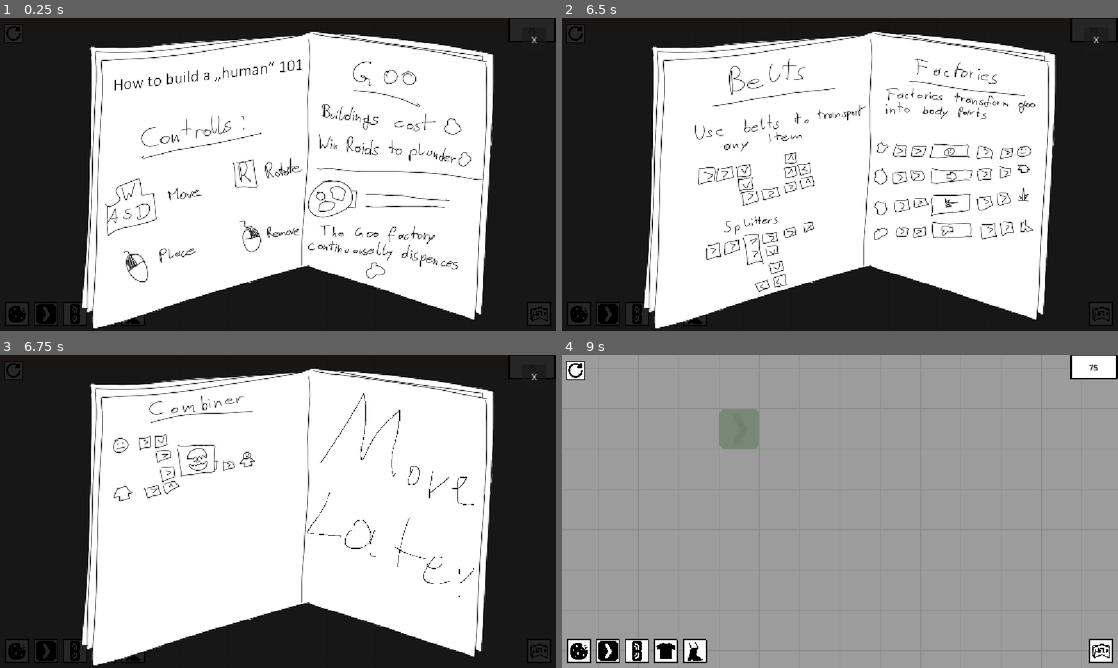
Above: before the commit, frames 1-4 (two rows, left to right).
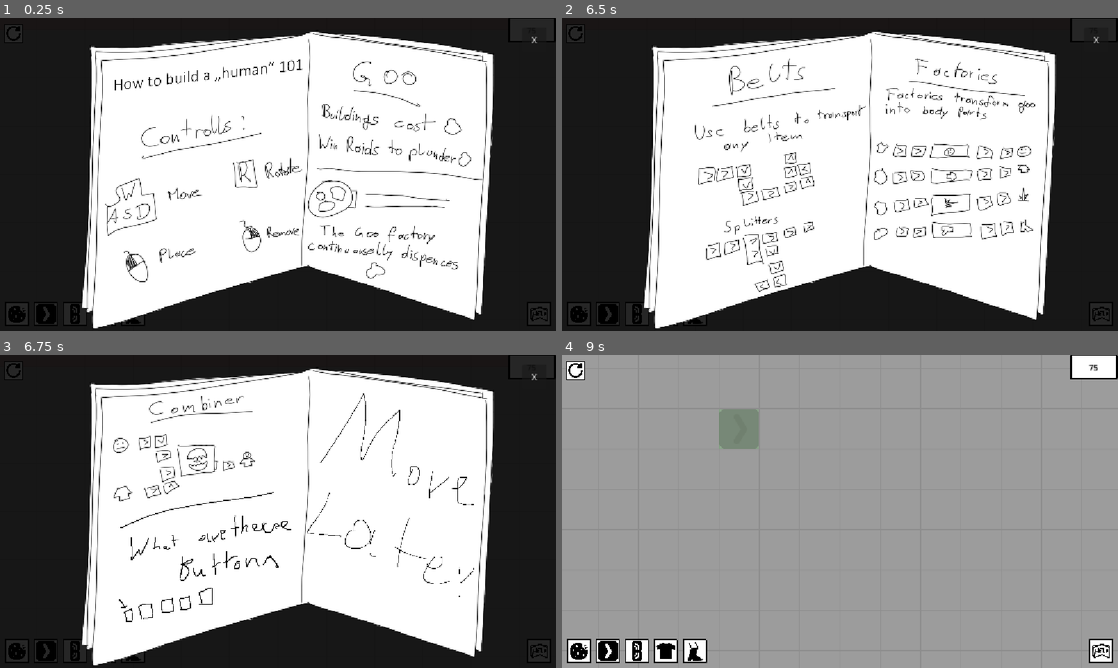
Above: after the commit, the same moments.

Repository: Schlutzkrapfen/Camara-Game
Game: Godot game, scene res://Levels/Tutorial1.tscn
The game is run twice, just before and just after one commit, with the same random seed, the same clock (stepped at 60 frames per second) and the same inputs. This scene is started directly instead of the project's main scene.
Inputs (mouse positions are in pixels of both pictures, inside the frame that each line leads up to):
- Up to frame 1 (0.25 s): no input
- Up to frame 2 (6.5 s): tap Enter at 0.5, 3.5, 5 s; move the mouse to (962, 158) at 0.52 s; hold D 0.53-1.25 s; tap 0 (Aliver) at 0.6 s; click (962, 158) at 0.67 s; tap Space at 0.77, 2.75, 3.02, 4.25, 4.52, 5.27, 5.75, 6.02 s; click "X" at 1.25 s; click (573, 33) at 2 s; move the mouse to (728, 190) at 2.77 s; hold S 2.78-3.53 s; tap 2 (Belt) at 2.85 s; move the mouse to (895, 105) at 3.52 s; hold D 3.53-4.28 s; tap 8 (Combiner) at 3.6 s; move the mouse to (812, 237) at 4.27 s; hold 9 (Upgrader) 4.28-5.03 s; tap ' (Goo_maker) at 4.35 s; click (812, 237) at 4.42 s; move the mouse to (1006, 221) at 5.02 s; hold A from 5.03 s (still down); tap 4 (HeadFactory) at 5.1 s; move the mouse to (673, 127) at 5.77 s; tap 7 (Leg) at 5.85 s
- Up to frame 3 (6.75 s): move the mouse to (305, 511) at 6.52 s; release A at 6.53 s; hold S from 6.53 s (still down); tap 6 (Spike) at 6.6 s; click (305, 511) at 6.67 s
- Up to frame 4 (9 s): move the mouse to (756, 433) at 7.27 s; release S at 7.28 s; hold D 7.28-8.03 s; tap 3 (Splitter) at 7.35 s; tap Space at 7.52, 8.27 s; move the mouse to (962, 495) at 8.02 s; hold 9 (Upgrader) 8.03-8.78 s; tap 5 (Torso) at 8.1 s; move the mouse to (728, 527) at 8.77 s; hold D from 8.78 s (still down); right-click (728, 527) at 8.85 s; click (728, 527) at 8.92 s

Frames 1-2 are identical in both runs. In frame 3, 0.7% of the frame differs, in the area x 21-53%, y 43-86%; in frame 4, nothing differs.

Commit message:
change to the aliver that he just has one input I am finished

Diff:
--- a/script/globals/GameManager.gd
+++ b/script/globals/GameManager.gd
@@ -148,6 +148,7 @@
 	await soundManager.play_win_sound()
 
 	get_tree().change_scene_to_packed(level_res.next_level)
+	Global.curGoo = level_res.start_goo
 
 
 # --- Tutorial -----------------------------------------------------------------
Binary file changed: assets/Sprites/Factories/Aliver.png
Binary file changed: assets/Sprites/Tutorial/Page3.png
Binary file changed: assets/Sprites/Tutorial/Page3_tut.png
Not shown, changed: export_presets.cfg
Not shown, added: assets/Sprites/Factories/Aliver.png~
Not shown, added: assets/Sprites/Tutorial/Page3.png~
Not shown, added: assets/Sprites/Tutorial/Page3_tut.png~
